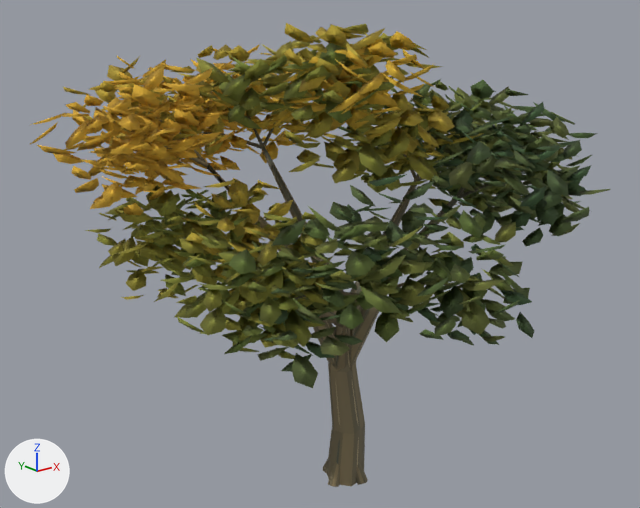
An edit to the glTF model data/models/impressionist/HK_Tree_Round.glb, drawn before and after from the same camera.
Rendered twice from a 50 mm lens placed at (-8.18, -9.59, 7.67), pointed at (-0.32, 0.24, 3.74). Arrows for +X, +Y and +Z are at lower left; the lights stay in place. The first picture is the older version. Vertices at exactly the same position are counted once.

In view in the first picture: 'HK_Tree_Round'.
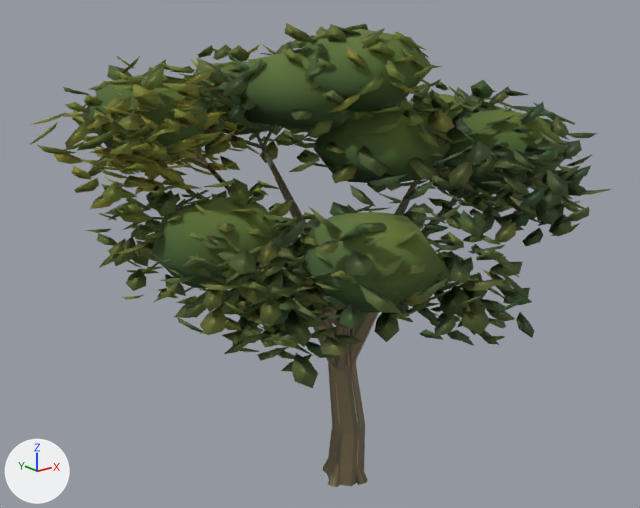
The change, as a list of edits to the scene's bpy script:
```text
Add mat_hk_leafdeep:
    mat_hk_leafdeep = bpy.data.materials.new('HK_LeafDeep')
    mat_hk_leafdeep.use_nodes = True; mat_hk_leafdeep.node_tree.nodes.clear()
    _N = mat_hk_leafdeep.node_tree.nodes; _L = mat_hk_leafdeep.node_tree.links
    n0 = _N.new('ShaderNodeBsdfPrincipled'); n0.name = 'Principled BSDF'
    n0.inputs[2].default_value = 0.95  # 'Roughness'
    n1 = _N.new('ShaderNodeOutputMaterial'); n1.name = 'Material Output'
    n2 = _N.new('ShaderNodeVertexColor'); n2.name = 'Color Attribute'
    _L.new(n0.outputs[0], n1.inputs[0])  # 'BSDF' to 'Surface'
    _L.new(n2.outputs[0], n0.inputs[0])  # 'Color' to 'Base Color'
Change me_hk_tree_round:
    used by ob_hk_tree_round; location = (0.0, 0.0, 0.0)
    remove me_hk_tree_round.from_pydata(...)  # 13152 vertices, 17674 faces; spans x -4.21..3.75, y -3.64..3.81, z -0.04..7.1
    add me_hk_tree_round.from_pydata(...)  # 13494 vertices, 18322 faces; spans x -4.21..3.75, y -3.64..3.81, z -0.04..7.1
    me_hk_tree_round part 1: 10 vertices moved within x -2.16..2.43, y -2.52..2.45, z 3.92..5.81; 342 vertices added at x -3.24..3.19, y -2.85..3.35, z 3.76..7.0
    me_hk_tree_round part 2: 14344 kept faces spanning x -4.21..3.75, y -3.64..3.81, z 3.2..7.1 get new vertex colours
    add me_hk_tree_round.materials.append(mat_hk_leafdeep)
```

Boxes (x1, y1, x2, y2) around the edits, measured in the pictures (640 x 508 px):
part 1 of me_hk_tree_round, built on (mostly hidden before)
    before: (292, 296, 306, 300)
    after: (82, 29, 566, 313)
part 2 of me_hk_tree_round, recoloured (yellow to green)
    both: (29, 23, 567, 359)
